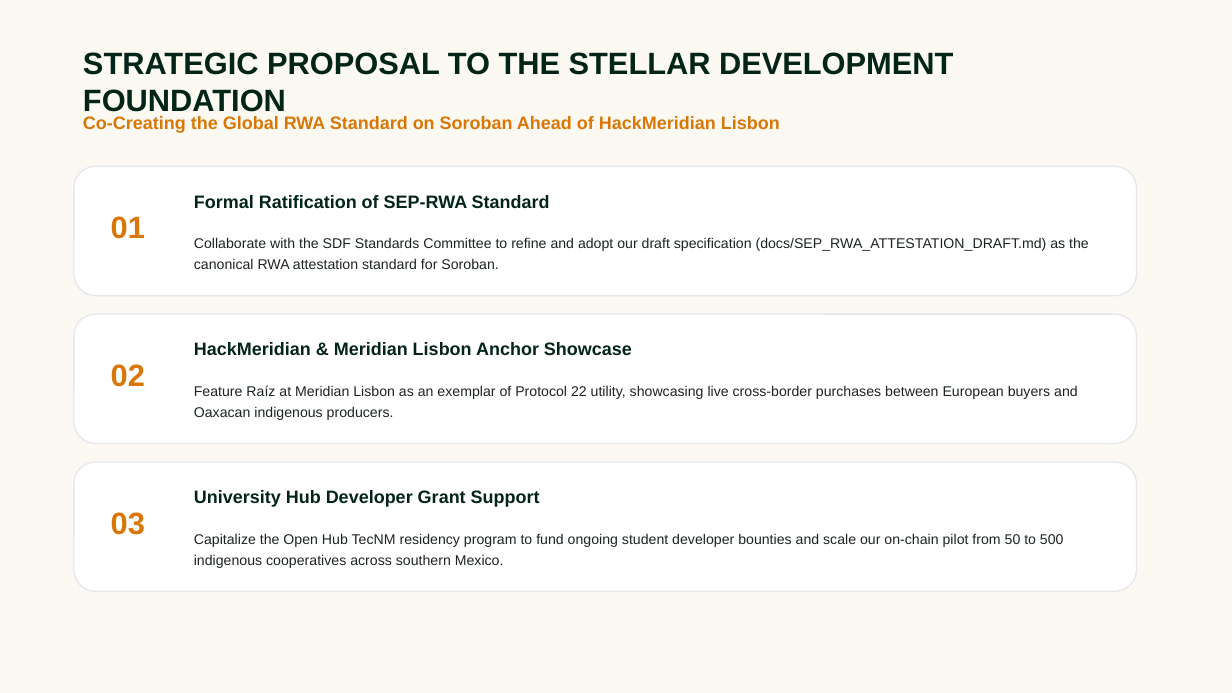
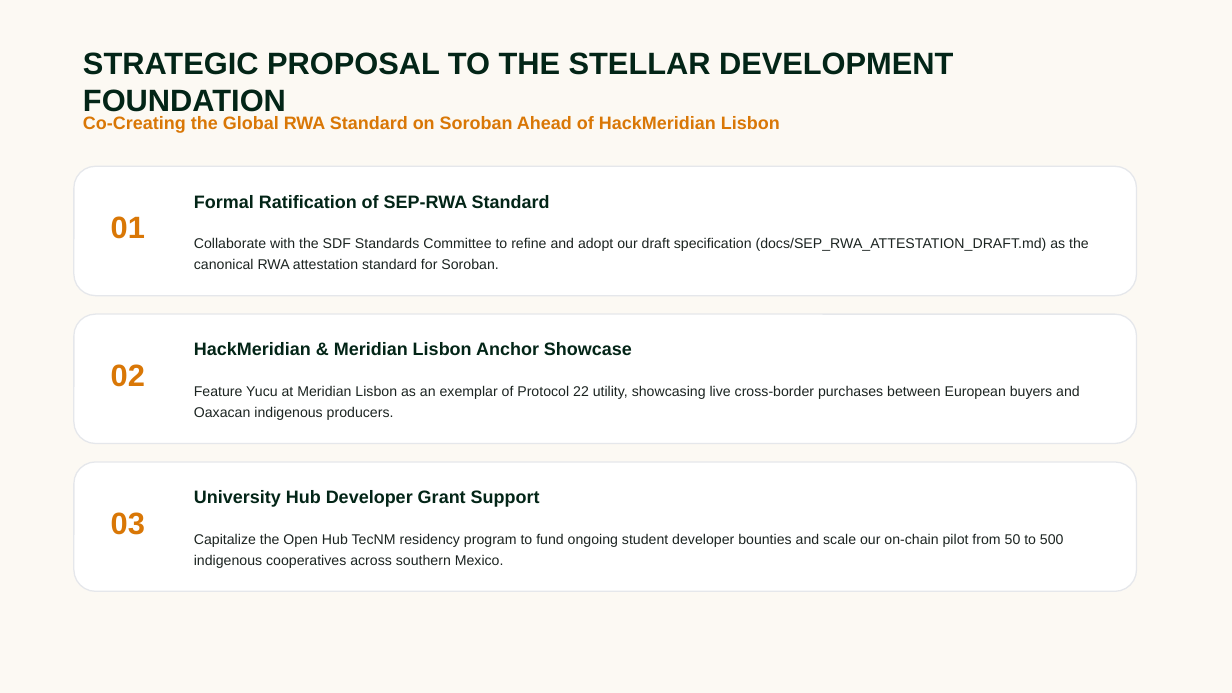
Before and after one commit to EdgarExa/raiz, a slide deck: slide 14 of public/Raiz_Protocol_Stellar_PitchDeck.pptx. Drawn at 1232x693 pixels with LibreOffice and Linux fonts; fonts in the diff are those of the drawing. Boxes give left, top, right and bottom in pixels: in the first picture for what was removed or moved away, otherwise in the second. Text is boxed around its words. In the diff, an @@ line names an element or a change of style, - is before the commit and + after.

```diff
--- a/public/Raiz_Protocol_Stellar_PitchDeck.pptx
+++ b/public/Raiz_Protocol_Stellar_PitchDeck.pptx
@@ text at <box>194,385,1080,420</box>: text changed @@
-Feature Raíz at Meridian Lisbon as an exemplar of Protocol 22 utility, showcasing live cross-border purchases between European buyers and Oaxacan indigenous producers.
+Feature Yucu at Meridian Lisbon as an exemplar of Protocol 22 utility, showcasing live cross-border purchases between European buyers and Oaxacan indigenous producers.
```
Also in this commit, not shown: 9 other slides changed, 53 other files.
